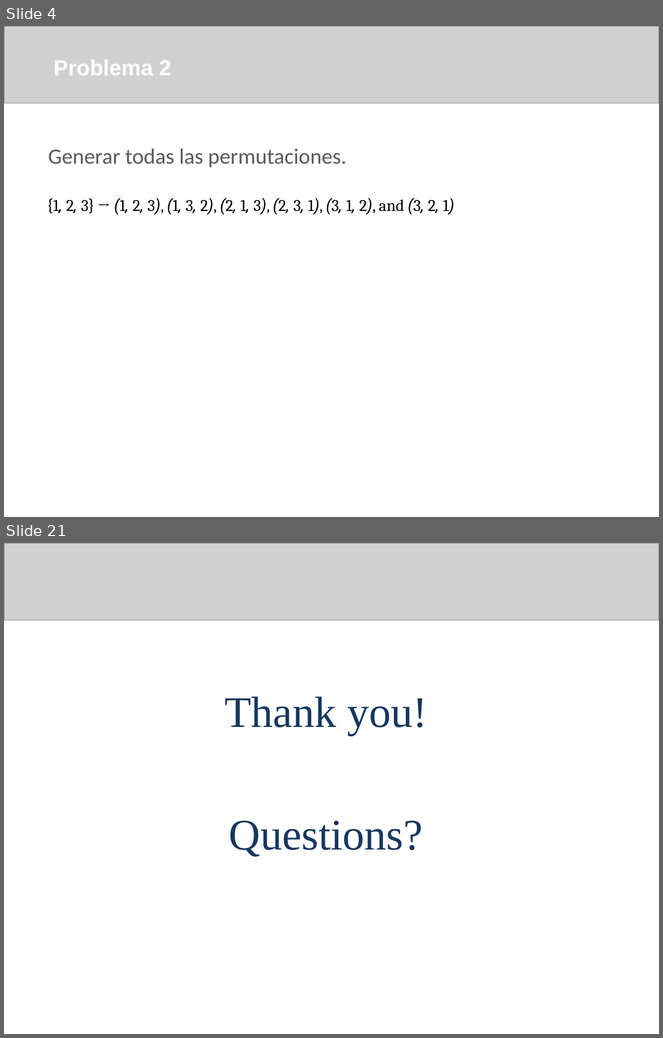
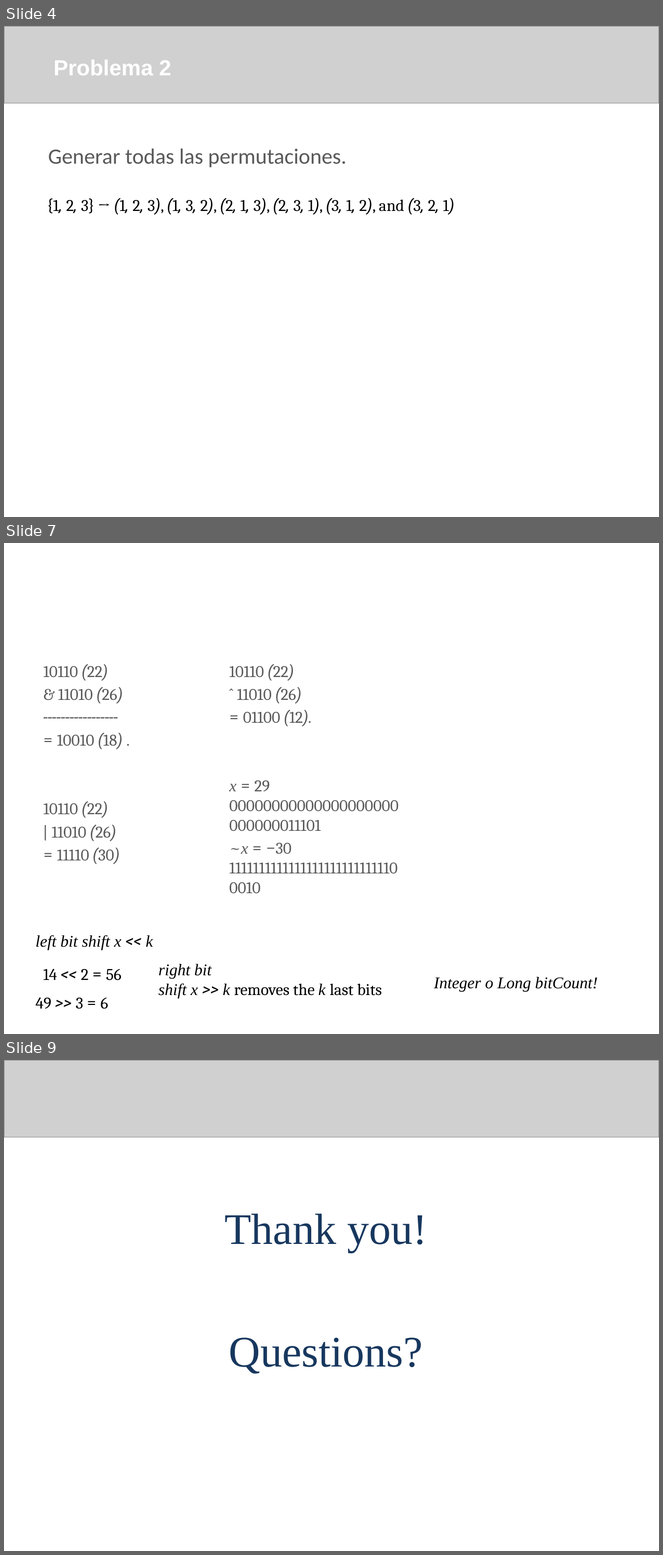
Before and after one commit to arleserp/competitiveProgramming, a slide deck: bitmasks subsets and permutations/Bitmasks.pptx. Shown one above the other, each under a label of ours: slides 4 and 21 before the commit, slides 4, 7 and 9 after it; the slides between them are not shown. The pictures are 663x1038 and 663x1555 pixels, drawn with LibreOffice and Linux fonts; fonts in the diff are those of the drawing; grey boxes stand for pictures; background and template pictures are left out. Boxes give left, top, right and bottom in pixels: in the first picture for what was removed or moved away, otherwise in the second. Text is boxed around its words. In the diff, an @@ line names an element or a change of style, - is before the commit and + after.

```diff
--- a/bitmasks subsets and permutations/Bitmasks.pptx
+++ b/bitmasks subsets and permutations/Bitmasks.pptx
@@ slide 7 added at box(4, 543, 659, 1034), background #FFFFFF @@
@@ text added at box(44, 664, 123, 864), 18 pt, text #595959 @@
+10110 (22)
+& 11010 (26)
+-----------------
+= 10010 (18) .
+10110 (22)
+| 11010 (26)
+= 11110 (30)
@@ text added at box(229, 664, 312, 854), 18 pt, text #595959 @@
+10110 (22)
+ˆ 11010 (26)
+= 01100 (12).
+x = 29 00000000000000000000000000011101
+~x = −30 11111111111111111111111111100010
@@ text added at box(36, 936, 153, 950), 18 pt, text #000000, italic @@
+left bit shift x << k
@@ text added at box(43, 969, 122, 981), 18 pt, text #000000 @@
+14 << 2 = 56
@@ text added at box(158, 964, 382, 999), 18 pt, text #000000, italic @@
+right bit
+shift x >> k removes the k last bits
@@ text added at box(434, 977, 598, 992), 18 pt, text #000000, italic @@
+Integer o Long bitCount!
@@ text added at box(36, 997, 109, 1009), 18 pt, text #000000 @@
+49 >> 3 = 6
@@ what was slide 21 is now slide 9 @@
```
Also in this commit, not shown: 1 slide changed, 3 other slides added, 16 slides removed, 9 other files.
